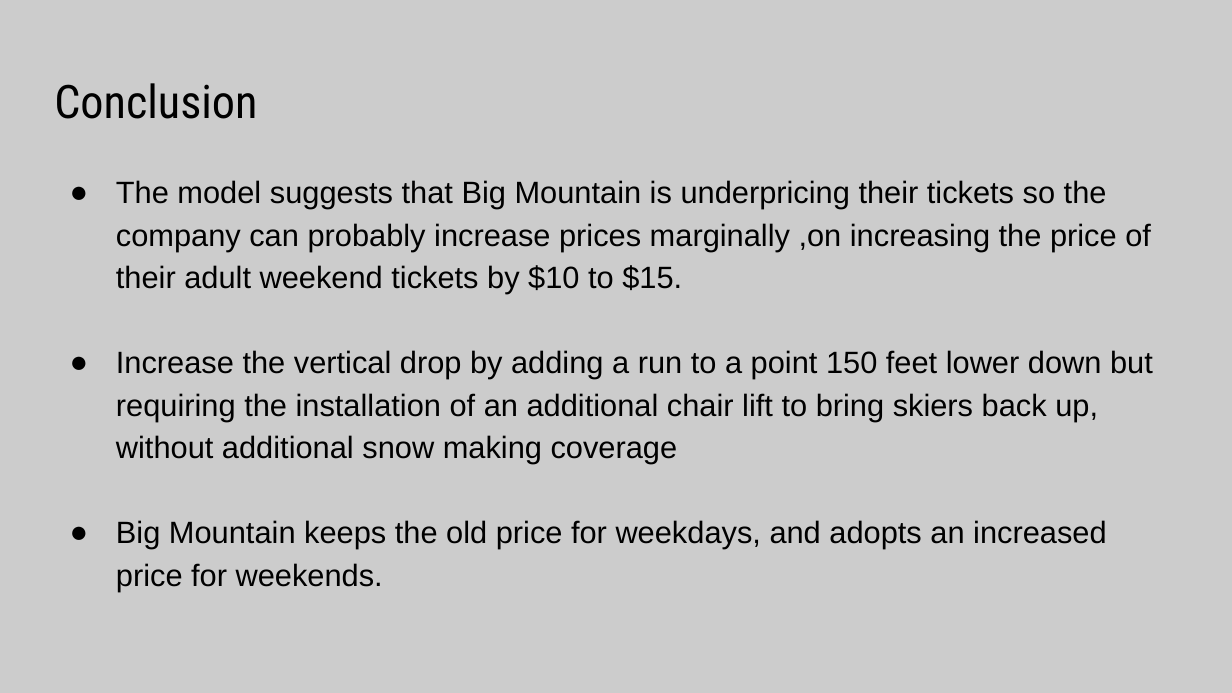
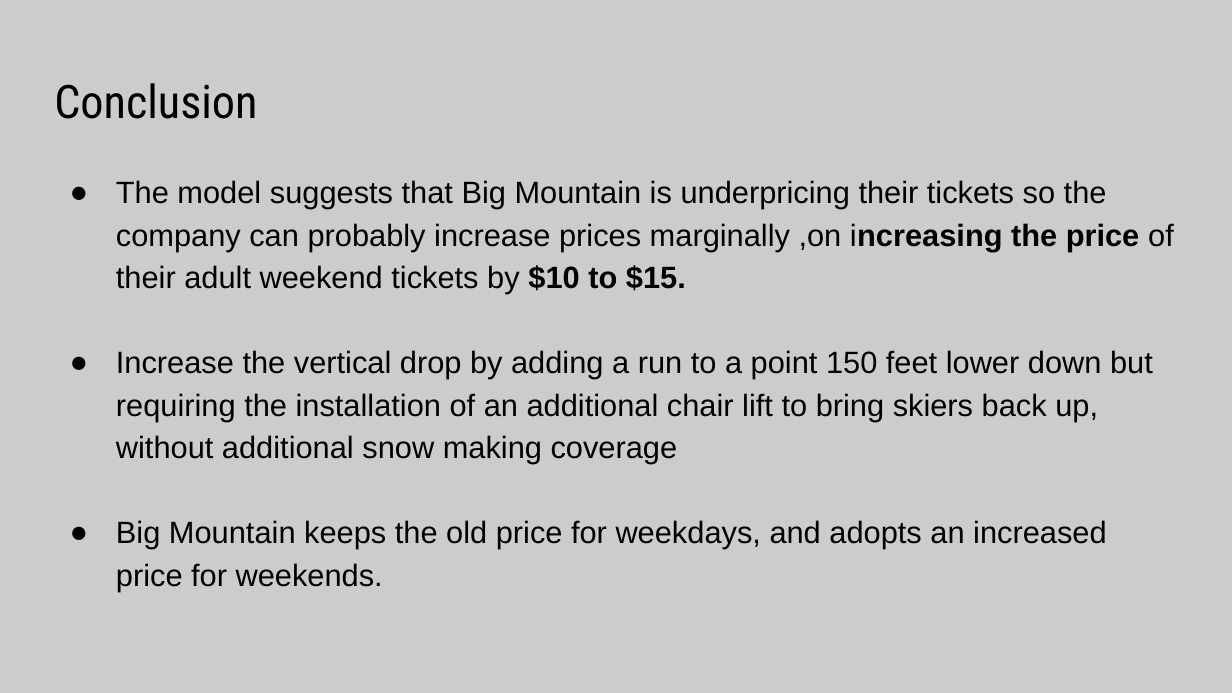
Before and after one commit to shaisid01/Data-Science, a slide deck: slide 10 of CapstoneProjects/Big Mountain Ski Resort/Docs/Project Slides.pptx. Drawn at 1232x693 pixels with LibreOffice and Linux fonts; fonts in the diff are those of the drawing. Boxes give left, top, right and bottom in pixels: in the first picture for what was removed or moved away, otherwise in the second. Text is boxed around its words. In the diff, an @@ line names an element or a change of style, - is before the commit and + after.

```diff
--- a/CapstoneProjects/Big Mountain Ski Resort/Docs/Project Slides.pptx
+++ b/CapstoneProjects/Big Mountain Ski Resort/Docs/Project Slides.pptx
@@ text at (x1=116, y1=180, x2=1174, y2=294): bold on in "increasing the price $10 to $15." @@
```
Also in this commit, not shown: 1 other slide changed, 3 other files.
